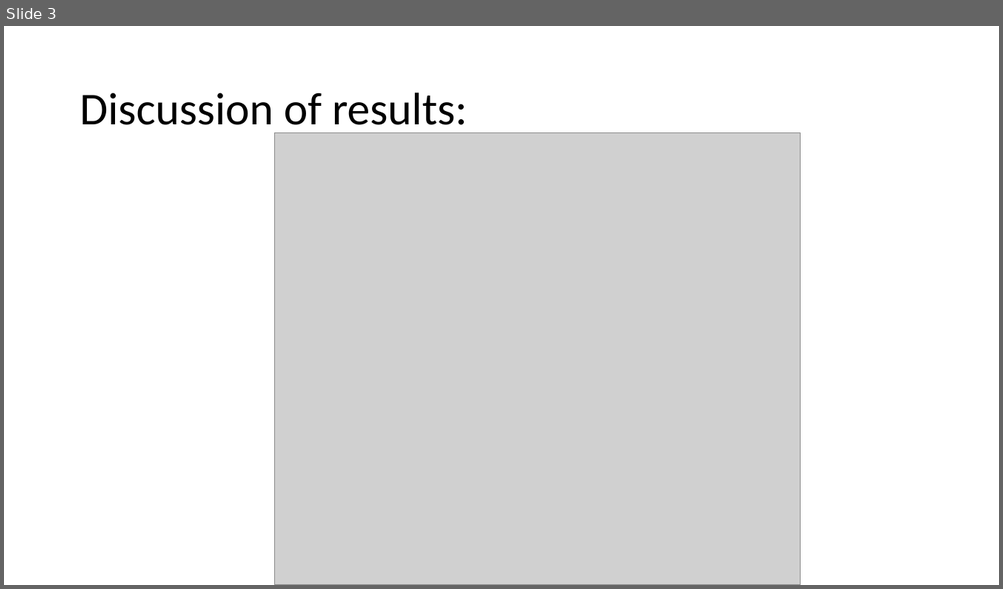
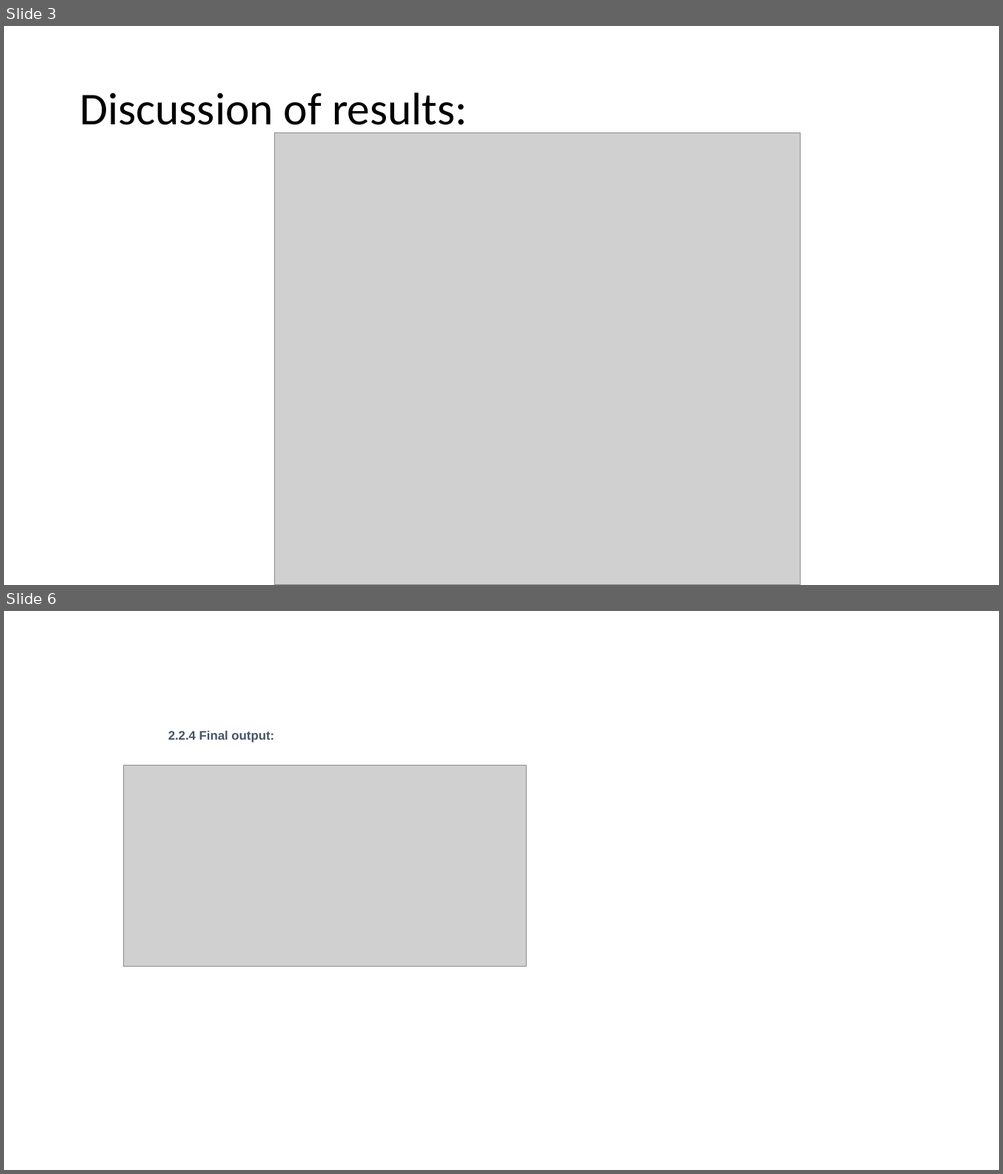
Before and after one commit to GhadeerQalas/AI-Project, a slide deck: p1.pptx. Shown one above the other, each under a label of ours: slide 3 before the commit, slides 3 and 6 after it; the slides between them are not shown. The pictures are 1003x589 and 1003x1174 pixels, drawn with LibreOffice and Linux fonts; fonts in the diff are those of the drawing; grey boxes stand for pictures. Boxes give left, top, right and bottom in pixels: in the first picture for what was removed or moved away, otherwise in the second. Text is boxed around its words. In the diff, an @@ line names an element or a change of style, - is before the commit and + after.

```diff
--- a/p1.pptx
+++ b/p1.pptx
@@ slide 6 added at <box>4,611,999,1170</box>, background #FFFFFF @@
@@ text added at <box>168,731,274,743</box>, 12 pt, text #44546A, bold @@
+2.2.4 Final output:
@@ picture added at <box>123,766,526,967</box> @@
```
Also in this commit, not shown: 3 other slides added.
